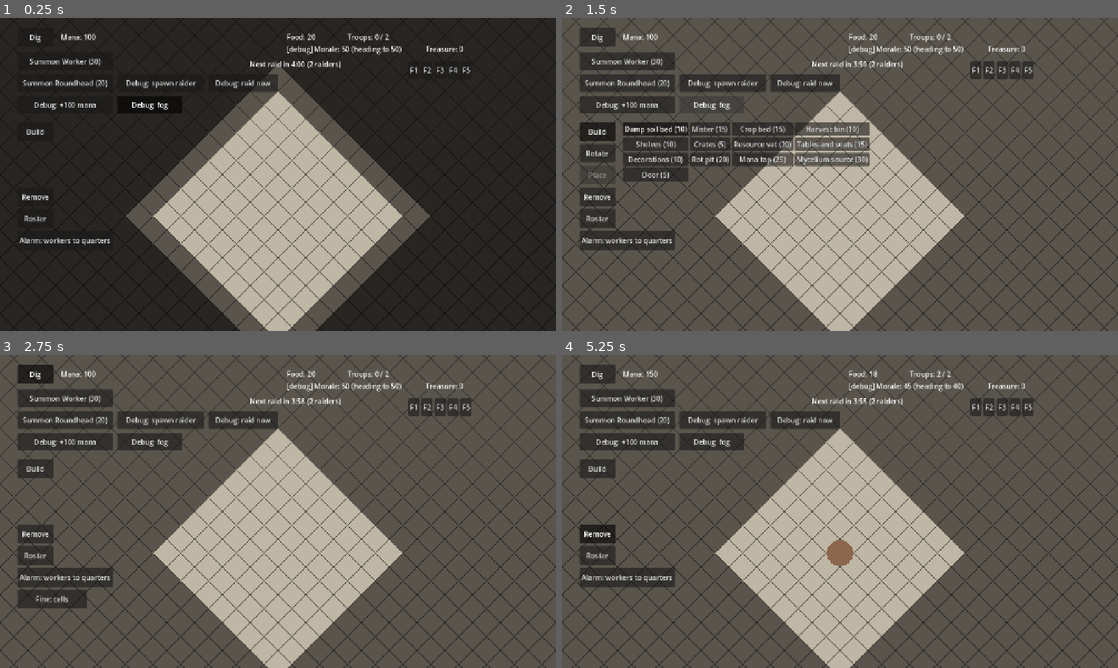
Above: before the commit, frames 1-4 (two rows, left to right).
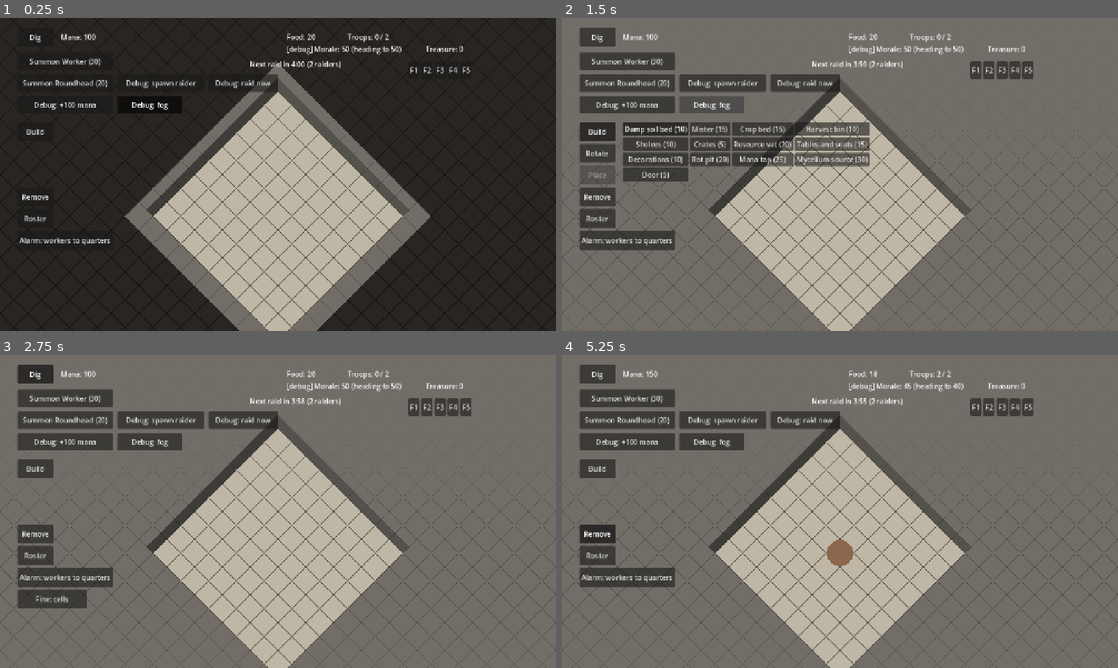
Above: after the commit, the same moments.

Repository: SirSizzle24/mazelord
Game: Godot game, scene res://Scenes/main.tscn
Two runs of this game, one before a commit and one after it. Both use one fixed random seed, a clock stepped at 60 frames per second and the inputs below.
Inputs:
- Up to frame 1 (0.25 s): no input
- Up to frame 2 (1.5 s): click "Build" at 0.5 s; click "Debug: fog" at 1.25 s
- Up to frame 3 (2.75 s): click "Dig" at 2 s
- Up to frame 4 (5.25 s): click "Summon Worker (30)" at 2.75 s; click "Summon Roundhead (20)" at 3.5 s; click "Debug: +100 mana" at 4.25 s; click "Remove" at 5 s

The runs differ from the first frame. In frame 1, 7.0% of the frame differs, in the area x 22-78%, y 14-100%; in frame 2, 67%; in frame 3, 71%; in frame 4, 72%, in the area x 0-100%, y 0-100%.

Commit message:
Wall faces meet at a vertical edge on outside corners

Diff:
--- a/scripts/fog.gd
+++ b/scripts/fog.gd
@@ -9,11 +9,15 @@
 const SIGHT_RADIUS := 15  # cells (5 blocks) a troop can see in every direction
 const UPDATE_INTERVAL := 0.2  # seconds between sight updates; every frame would be wasted work
 const MEMORY_DARKEN := 0.55  # how much darker remembered tiles look than live ones
+const WALL_FACE_HEIGHT := 32.0  # pixels of front face along a wall's lower edge; taller looks taller
+## The wall tiles, in atlas order: lit and remembered rock, lit and remembered deposit rock, and a mark.
+enum Wall { ROCK, ROCK_DIM, DEPOSIT, DEPOSIT_DIM, MARKED }
 
 @export var grid: Node2D
 @export var rooms: Node
 
-var layer := TileMapLayer.new()
+var layer := TileMapLayer.new()  # flat fog over the ground
+var walls := TileMapLayer.new()  # rock with height, drawn inside each cell; only where rock is known
 var marked_kind := 0  # the fog's extra tile: a mark at full brightness, so your marks always show
 var memory: Dictionary = {}  # tile -> its ground kind when last seen
 var memory_overlays: Dictionary = {}  # tile -> color of what stood on it when last seen (if anything)
@@ -34,6 +38,15 @@
 	add_child(layer)
 	layer.position = grid.tile_to_screen(Vector2i.ZERO) - layer.map_to_local(Vector2i.ZERO)
 
+	# Walls stay inside their own cells, so they never cover troops or neighbors, and need no depth sorting.
+	var rock: Color = grid.ROCK_COLOR.lightened(0.15)
+	var deposit: Color = grid.DEPOSIT_COLOR.darkened(0.2)
+	walls.tile_set = TileTextures.build_walls([rock, rock.darkened(MEMORY_DARKEN), deposit,
+		deposit.darkened(MEMORY_DARKEN), grid.MARKED_COLOR], grid.TILE_WIDTH, WALL_FACE_HEIGHT)
+	add_child(walls)
+	walls.position = layer.position
+	grid.cell_dug.connect(_on_cell_dug)
+
 	grid.marks_changed.connect(_paint)  # marks show through the fog
 	# Only the starting room, and the rock around it, start out known. (Not every floor tile:
 	# the caves are floor too, and remembering them would reveal the whole labyrinth.)
@@ -57,9 +70,10 @@
 		memory_overlays.erase(tile)
 
 
-## Updates one fog cell: clear if in sight; otherwise the remembered ground (dim rock if never seen),
-## or a bright mark if you've marked it.
+## Updates one cell: the flat fog (clear if in sight; otherwise the remembered ground, dim rock if never
+## seen, or a bright mark), and its wall.
 func _paint(tile: Vector2i) -> void:
+	_paint_wall(tile)
 	if visible_tiles.has(tile):
 		layer.erase_cell(tile)
 		return
@@ -67,6 +81,64 @@
 	if grid.is_marked(tile):
 		kind = marked_kind
 	layer.set_cell(tile, 0, Vector2i(kind, 0))
+
+
+## A wall stands only where you know there's rock: bright in sight, dim from memory, and none in the
+## unknown, so the gaps between walls can't give hidden caves away.
+func _paint_wall(tile: Vector2i) -> void:
+	var in_sight := visible_tiles.has(tile) or not fog_enabled
+	var kind: int = grid.ground_kind(tile) if in_sight else memory.get(tile, -1)
+	var is_rock: bool = kind == grid.Ground.ROCK or kind == grid.Ground.DEPOSIT_ROCK \
+		or (kind == grid.Ground.MARKED and not grid.is_floor(tile) if in_sight else kind == grid.Ground.MARKED)
+	if not is_rock:
+		walls.erase_cell(tile)
+		return
+	var wall: int
+	if grid.is_marked(tile):
+		wall = Wall.MARKED  # your own marks always show
+	elif kind == grid.Ground.DEPOSIT_ROCK:
+		wall = Wall.DEPOSIT if in_sight else Wall.DEPOSIT_DIM
+	else:
+		wall = Wall.ROCK if in_sight else Wall.ROCK_DIM
+	# Faces only where they face floor you know about: lower-left looks at (x, y + 1), lower-right at
+	# (x + 1, y), and the inside-corner piece at the diagonal (x + 1, y + 1). The atlas row is the
+	# bit flag of which show (1 left, 2 right, 4 corner).
+	var faces := 0
+	if _known_floor(tile + Vector2i(0, 1)):
+		faces += 1
+	if _known_floor(tile + Vector2i(1, 0)):
+		faces += 2
+	if _known_floor(tile + Vector2i(1, 1)):
+		faces += 4
+	walls.set_cell(tile, 0, Vector2i(wall, faces))
+
+
+## True if you know this cell is open floor: live in sight, or remembered. Unknown counts as rock, so
+## a wall's face never gives away a hidden cave.
+func _known_floor(tile: Vector2i) -> bool:
+	if not grid.is_in_bounds(tile):
+		return false
+	if visible_tiles.has(tile) or not fog_enabled:
+		return grid.is_floor(tile)
+	var kind: int = memory.get(tile, -1)
+	return kind == grid.Ground.FLOOR or kind == grid.Ground.DEPOSIT_FLOOR or kind == grid.Ground.LAIR
+
+
+## Redraws the cell and the three walls whose faces look at it (up-left, up-right, and straight up on
+## screen), since what they show depends on this cell.
+func _paint_with_neighbors(tile: Vector2i) -> void:
+	_paint(tile)
+	for wall_cell in [tile - Vector2i(0, 1), tile - Vector2i(1, 0), tile - Vector2i(1, 1)]:
+		if grid.is_in_bounds(wall_cell):
+			_paint_wall(wall_cell)
+
+
+## Rock became floor. In sight, the wall comes down now; out of sight, the remembered wall stays
+## until a troop looks again (the last-image rule).
+func _on_cell_dug(tile: Vector2i) -> void:
+	if visible_tiles.has(tile) or not fog_enabled:
+		_remember(tile)
+		_paint_with_neighbors(tile)
 
 
 func _process(delta: float) -> void:
@@ -101,7 +173,7 @@
 		return
 	visible_tiles = now
 	for tile in changed:
-		_paint(tile)
+		_paint_with_neighbors(tile)
 	queue_redraw()  # remembered furnishings and items may have come into or out of view
 
 
@@ -118,7 +190,11 @@
 ## Debug: hides or shows the fog. With it off, every tile counts as known.
 func set_fog_enabled(enabled: bool) -> void:
 	fog_enabled = enabled
-	visible = enabled
+	layer.visible = enabled  # hide the flat fog, but keep the walls
+	for x in grid.GRID_WIDTH:
+		for y in grid.GRID_HEIGHT:
+			_paint_wall(Vector2i(x, y))  # with the fog off, every rock cell shows its wall
+	queue_redraw()
 
 
 ## Adds tiles and the ring of tiles around them, so a lit room's walls show too.
@@ -156,6 +232,8 @@
 
 ## Remembered furnishings and items, darkened, on top of the fog tiles.
 func _draw() -> void:
+	if not fog_enabled:
+		return
 	for tile in memory_overlays:
 		if not visible_tiles.has(tile):
 			var remembered: Color = memory_overlays[tile]
--- a/scripts/grid.gd
+++ b/scripts/grid.gd
@@ -20,6 +20,7 @@
 
 signal layout_changed  # sent when floor is dug or a furnishing is finished, so rooms can be re-checked
 signal marks_changed(tile: Vector2i)  # sent when a dig mark is added or removed, so the fog can show it
+signal cell_dug(tile: Vector2i)  # sent when rock becomes floor, so walls can update
 
 const ROCK_COLOR := Color(0.35, 0.33, 0.30)
 const FLOOR_COLOR := Color(0.75, 0.72, 0.65)
@@ -715,6 +716,7 @@
 		tiles[tile.x][tile.y] = Tile.FLOOR
 		_update_ground(tile)
 		dirty_rows[tile.y] = true  # this row's floor runs need working out again
+		cell_dug.emit(tile)
 		nav_dirty = true  # the walkable shape is out of date
 		queue_redraw()  # the data changed, so the picture must update
 		layout_changed.emit()
--- a/scripts/tile_textures.gd
+++ b/scripts/tile_textures.gd
@@ -32,3 +32,73 @@
 	tile_set.tile_size = Vector2i(size, size)
 	tile_set.add_source(source, 0)
 	return tile_set
+
+
+## A TileSet of walls, drawn entirely inside their own cells so they never cover their neighbors.
+## Each color gets eight drawings, one per atlas row; the row number is a bit flag of what shows:
+##   1 = lower-left face, 2 = lower-right face, 4 = inside-corner piece (0 = a plain diamond).
+## The inside-corner piece is for a wall whose diagonal neighbor straight below it is floor: it carries
+## the two neighboring walls' faces up into this cell's bottom corner, so they meet in a clean edge.
+## A face is a band face_height pixels tall along the cell's lower edge on that side. Every cell's band has
+## the same height, so a row of walls forms one continuous face, and its top edge one straight ridge.
+## There are no outlines on cell edges, so walls side by side blend into one surface; the only line
+## drawn is the ridge where the top meets a face.
+static func build_walls(colors: Array, size: int, face_height: float) -> TileSet:
+	var image := Image.create(size * colors.size(), size * 8, false, Image.FORMAT_RGBA8)
+	var half := size / 2.0
+	for i in colors.size():
+		var top: Color = colors[i]
+		var ridge: Color = top.lightened(0.15)
+		for faces in 8:
+			var left_open: bool = (faces & 1) != 0
+			var right_open: bool = (faces & 2) != 0
+			var corner_open: bool = (faces & 4) != 0
+			for px in size:
+				for py in size:
+					var x := px + 0.5
+					var y := py + 0.5
+					if absf(x - half) + absf(y - half) > half:
+						continue  # outside the cell's diamond
+					# How far above the cell's lower edge this pixel is, on each side. The lower-left edge
+					# runs along y = half + x, the lower-right along y = half + (size - x).
+					var above_left := (half + x) - y
+					var above_right := (half + size - x) - y
+					var color: Color = top
+					if corner_open:
+						# Continue the neighbors' faces into the bottom corner. Left of the corner sits the up-left
+						# wall's lower-right face, measured from the line through the corner going down-left;
+						# right of it, the up-right wall's lower-left face, from the line going down-right.
+						if x < half:
+							var above_corner := (size + half - x) - y
+							if above_corner < face_height:
+								color = top.darkened(0.45) if above_corner < face_height - 1.5 else ridge
+						else:
+							var above_corner := (size + x - half) - y
+							if above_corner < face_height:
+								color = top.darkened(0.25) if above_corner < face_height - 1.5 else ridge
+					var in_left := left_open and above_left < face_height
+					var in_right := right_open and above_right < face_height
+					if in_left and in_right:
+						# Both faces reach here: split them at the vertical line through the bottom corner,
+						# so an outside corner shows a clean vertical edge.
+						in_left = x < half
+						in_right = not in_left
+					if in_left:
+						color = top.darkened(0.25) if above_left < face_height - 1.5 else ridge
+					elif in_right:
+						color = top.darkened(0.45) if above_right < face_height - 1.5 else ridge
+					image.set_pixel(i * size + px, faces * size + py, color)
+
+	var source := TileSetAtlasSource.new()
+	source.texture = ImageTexture.create_from_image(image)
+	source.texture_region_size = Vector2i(size, size)
+	for i in colors.size():
+		for faces in 8:
+			source.create_tile(Vector2i(i, faces))
+
+	var tile_set := TileSet.new()
+	tile_set.tile_shape = TileSet.TILE_SHAPE_ISOMETRIC
+	tile_set.tile_layout = TileSet.TILE_LAYOUT_DIAMOND_DOWN
+	tile_set.tile_size = Vector2i(size, size)
+	tile_set.add_source(source, 0)
+	return tile_set
